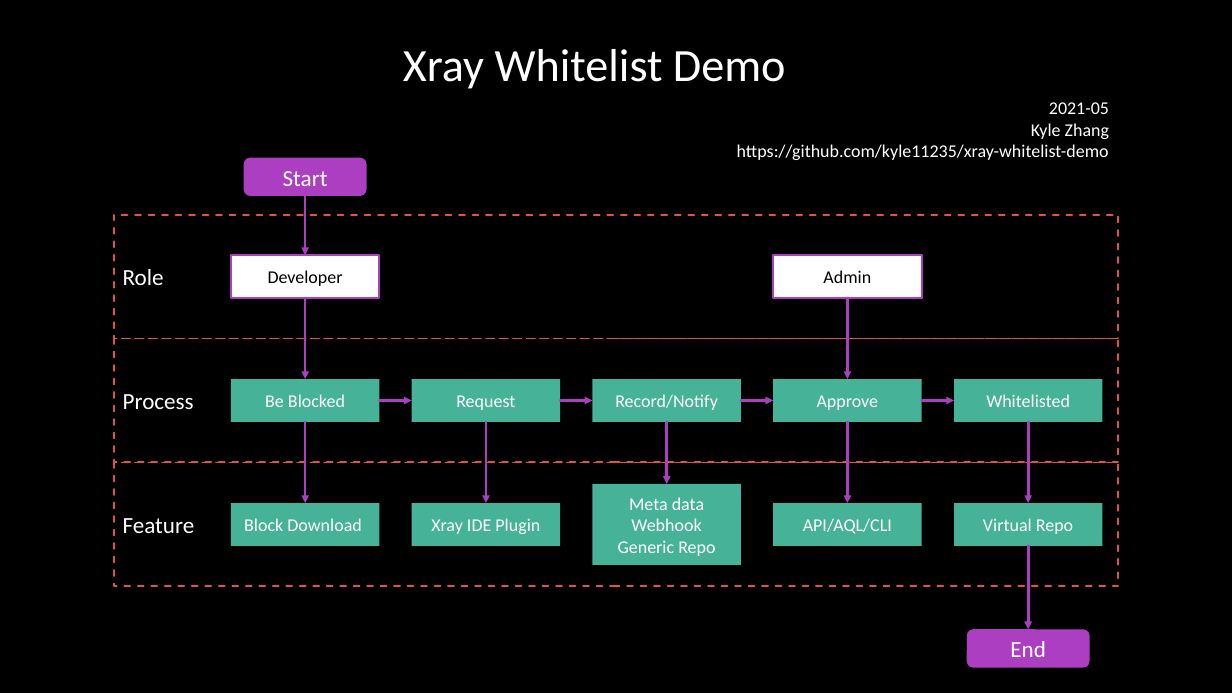
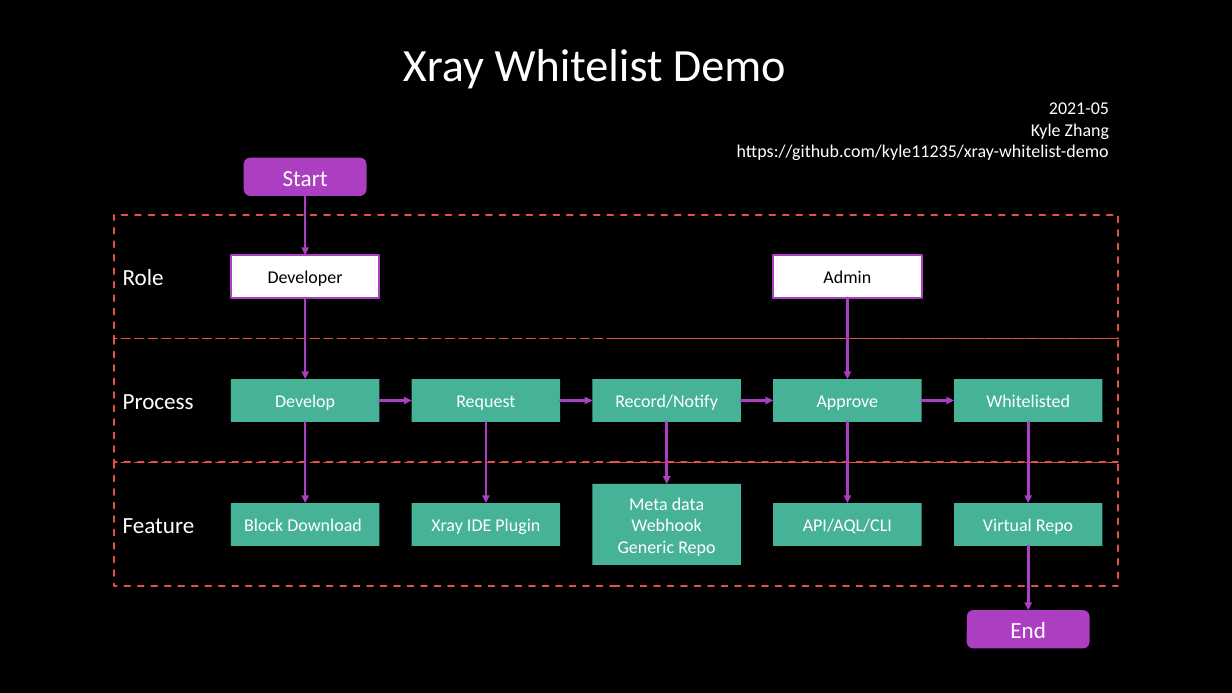
Before and after one commit to kyle11235/xray-in-practice, a slide deck: slide 1 of xray_whitelist_demo.pptx. Drawn at 1232x693 pixels with LibreOffice and Linux fonts; fonts in the diff are those of the drawing; background and template pictures are left out. Boxes give left, top, right and bottom in pixels: in the first picture for what was removed or moved away, otherwise in the second. Text is boxed around its words. In the diff, an @@ line names an element or a change of style, - is before the commit and + after.

```diff
--- a/xray_whitelist_demo.pptx
+++ b/xray_whitelist_demo.pptx
@@ text in rectangle at box(275, 394, 335, 410): text changed @@
-Be Blocked
+Develop
@@ arrow moved from (1029, 546) - (1029, 629) to (1029, 546) - (1029, 610) @@
@@ rounded rectangle "End": place and size @@
-rounded rectangle "End" at box(967, 629, 1090, 667)
+rounded rectangle "End" at box(967, 610, 1090, 648)
```
Also in this commit, not shown: 1 other file.
